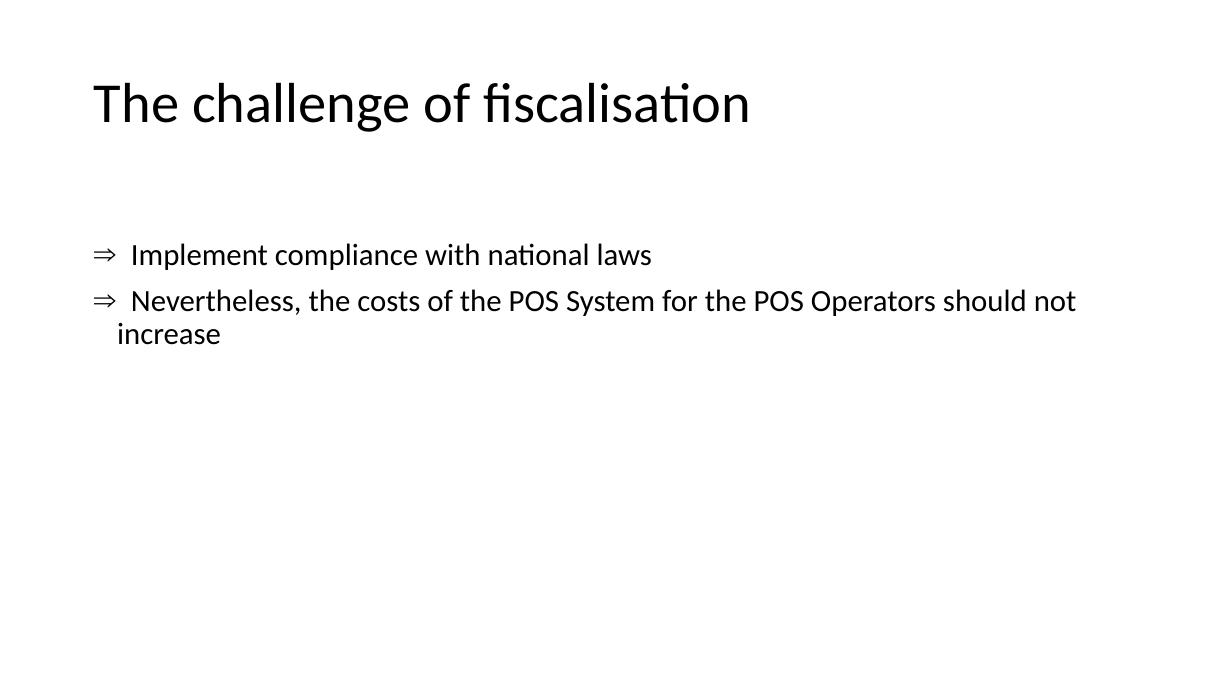
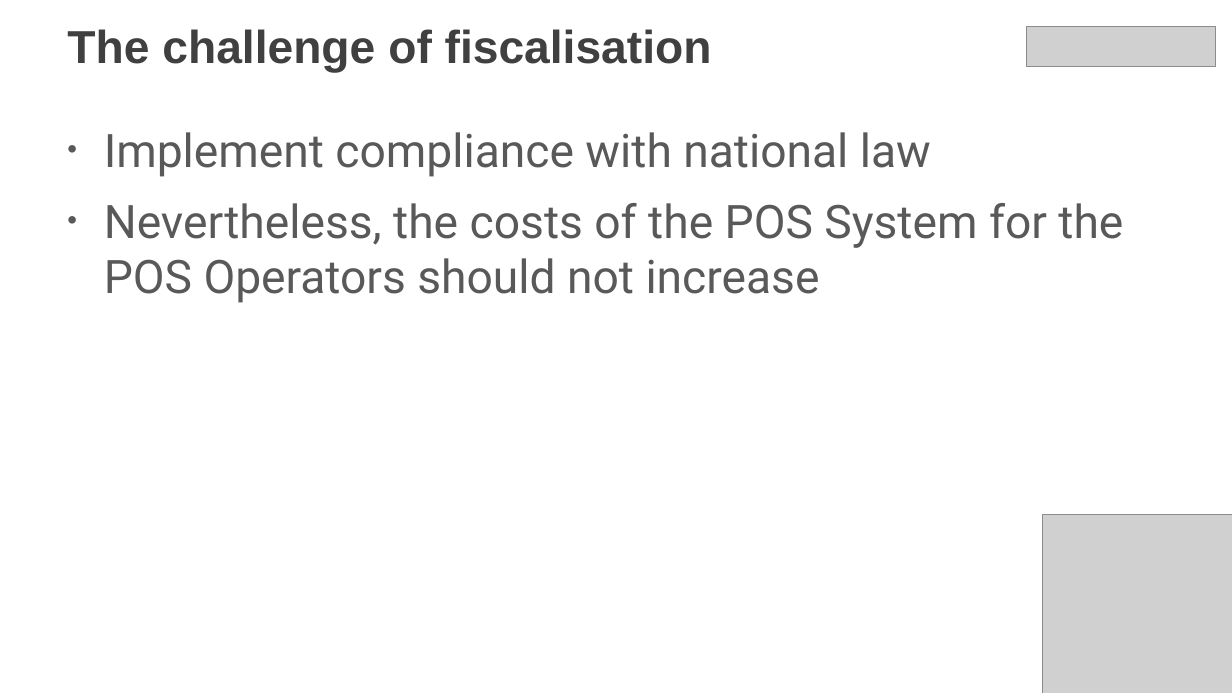
Before and after one commit to fiskaltrust/productdescription-de-doc, a slide deck: slide 3 of for-poscreators/presentation/media/lead-presentation-creator-en.pptx. Drawn at 1232x693 pixels with LibreOffice and Linux fonts; fonts in the diff are those of the drawing; grey boxes stand for pictures. Boxes give left, top, right and bottom in pixels: in the first picture for what was removed or moved away, otherwise in the second. Text is boxed around its words. In the diff, an @@ line names an element or a change of style, - is before the commit and + after.

```diff
--- a/for-poscreators/presentation/media/lead-presentation-creator-en.pptx
+++ b/for-poscreators/presentation/media/lead-presentation-creator-en.pptx
@@ title "The challenge of fiscalisation": place and size @@
-title "The challenge of fiscalisation" at [94, 82, 751, 132]
+title "The challenge of fiscalisation" at [67, 29, 712, 73]
@@ title "The challenge of fiscalisation" at [67, 29, 712, 73]: size 44 to 36 pt, font Calibri to Arial, text colour #000000 to #404040, bold on; vertical alignment middle to top @@
@@ picture added at [1027, 27, 1215, 67] @@
@@ text "Implement compliance with national law": place and size @@
-text "Implement compliance with national law" at [117, 243, 1077, 345]
+text "Implement compliance with national law" at [104, 132, 1123, 303]
@@ text at [104, 132, 931, 177]: text changed; size 24 to 36 pt; font Calibri to Roboto; text colour #000000 to #595959 @@
-⇒ Implement compliance with national laws
+• Implement compliance with national law
@@ text at [104, 203, 1123, 303]: size 24 to 36 pt, font Calibri to Roboto, text colour #000000 to #595959 in "Nevertheless, the costs of the POS System ..."; bullet ⇒ to •; line spacing 0.9 to 1; more space between paragraphs @@
@@ picture added at [1043, 515, 1232, 693] @@
```
Also in this commit, not shown: 26 other slides changed, 3 slides added, 3 slides removed.
